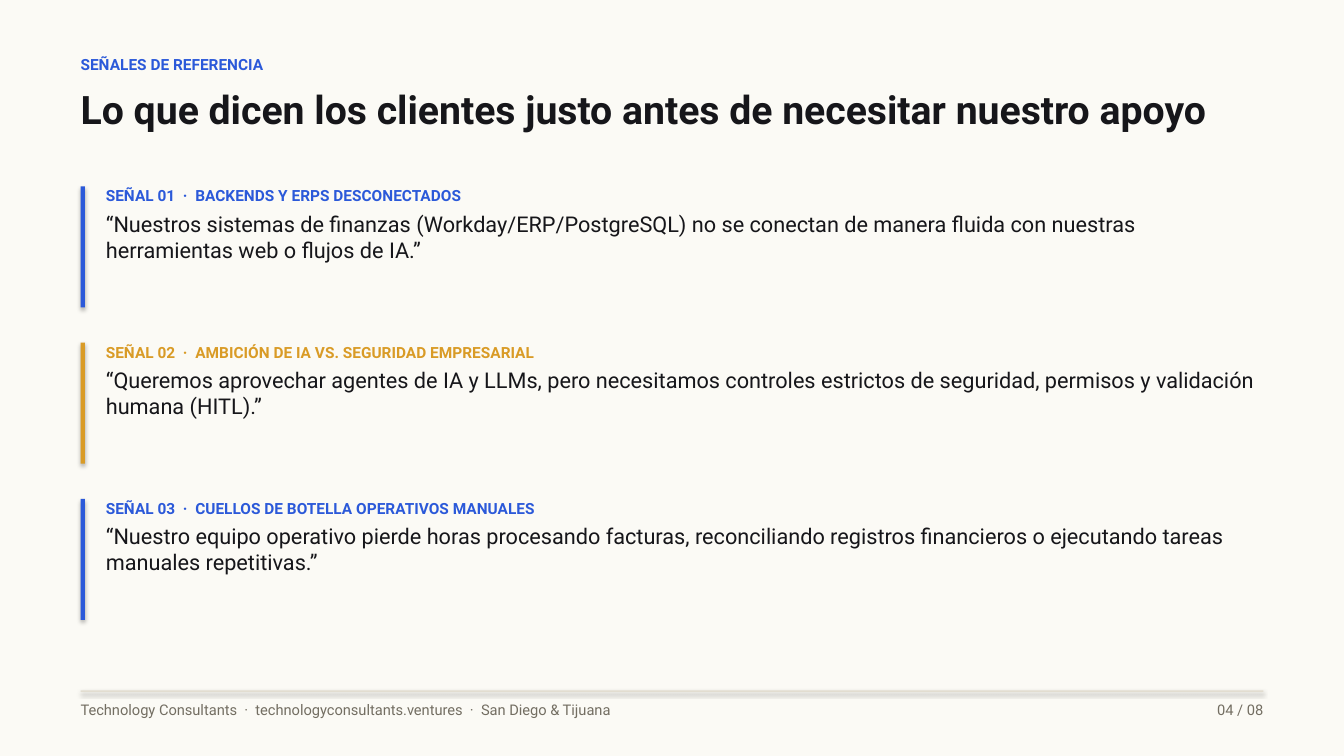
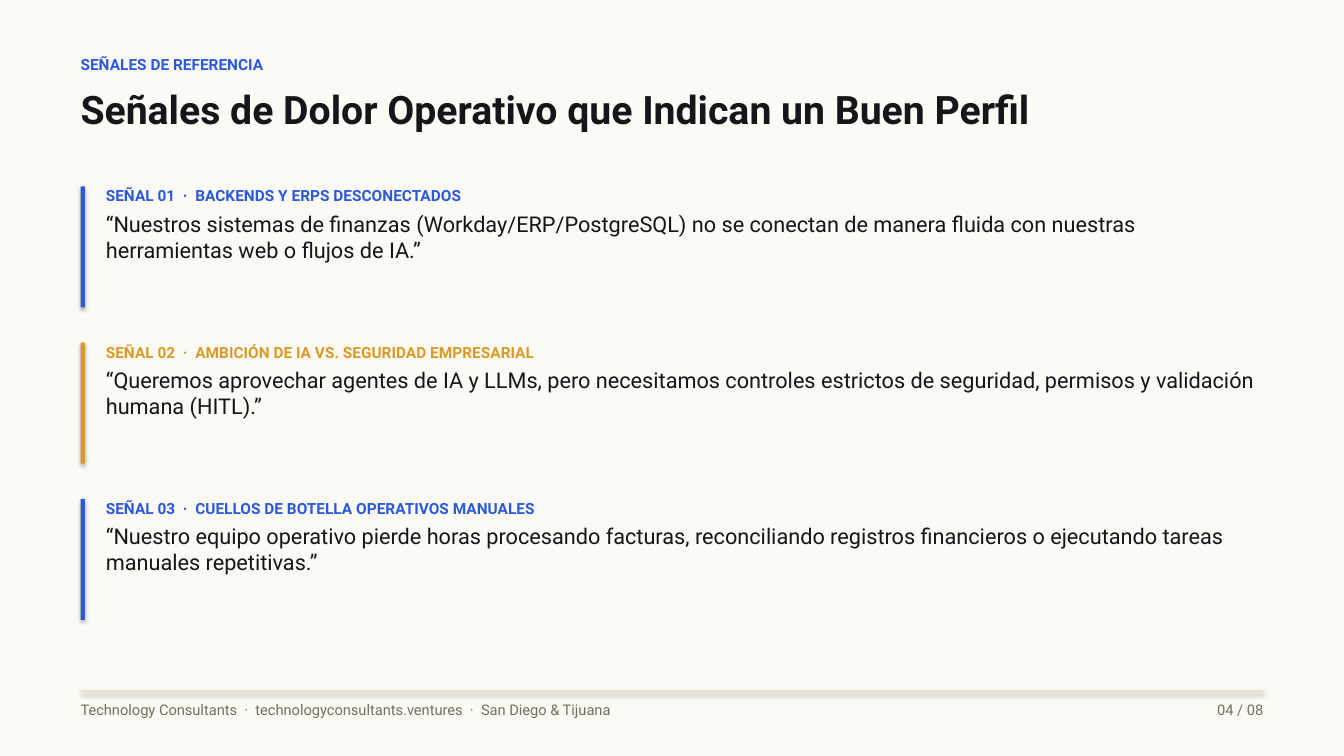
Before and after one commit to rguido198/TechnologyConsultantsVentures, a slide deck: slide 4 of Technology_Consultants_A_Quien_Enviarme_MX.pptx. Drawn at 1344x756 pixels with LibreOffice and Linux fonts; fonts in the diff are those of the drawing. Boxes give left, top, right and bottom in pixels: in the first picture for what was removed or moved away, otherwise in the second. Text is boxed around its words. In the diff, an @@ line names an element or a change of style, - is before the commit and + after.

```diff
--- a/Technology_Consultants_A_Quien_Enviarme_MX.pptx
+++ b/Technology_Consultants_A_Quien_Enviarme_MX.pptx
@@ text at bbox=[81, 94, 1030, 132]: text changed @@
-Lo que dicen los clientes justo antes de necesitar nuestro apoyo
+Señales de Dolor Operativo que Indican un Buen Perfil
```
Also in this commit, not shown: 7 other slides changed, 1 other file.
